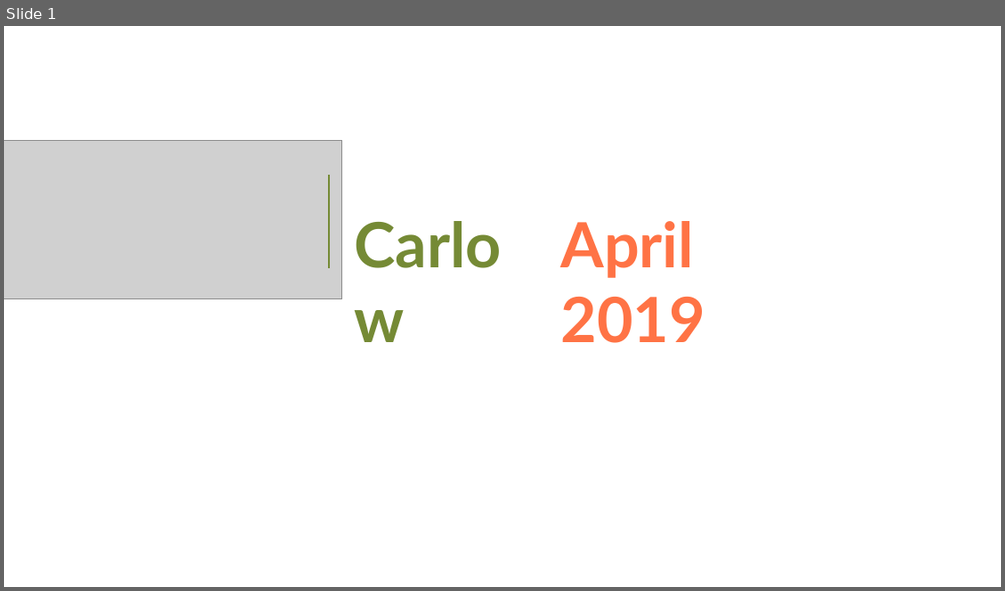
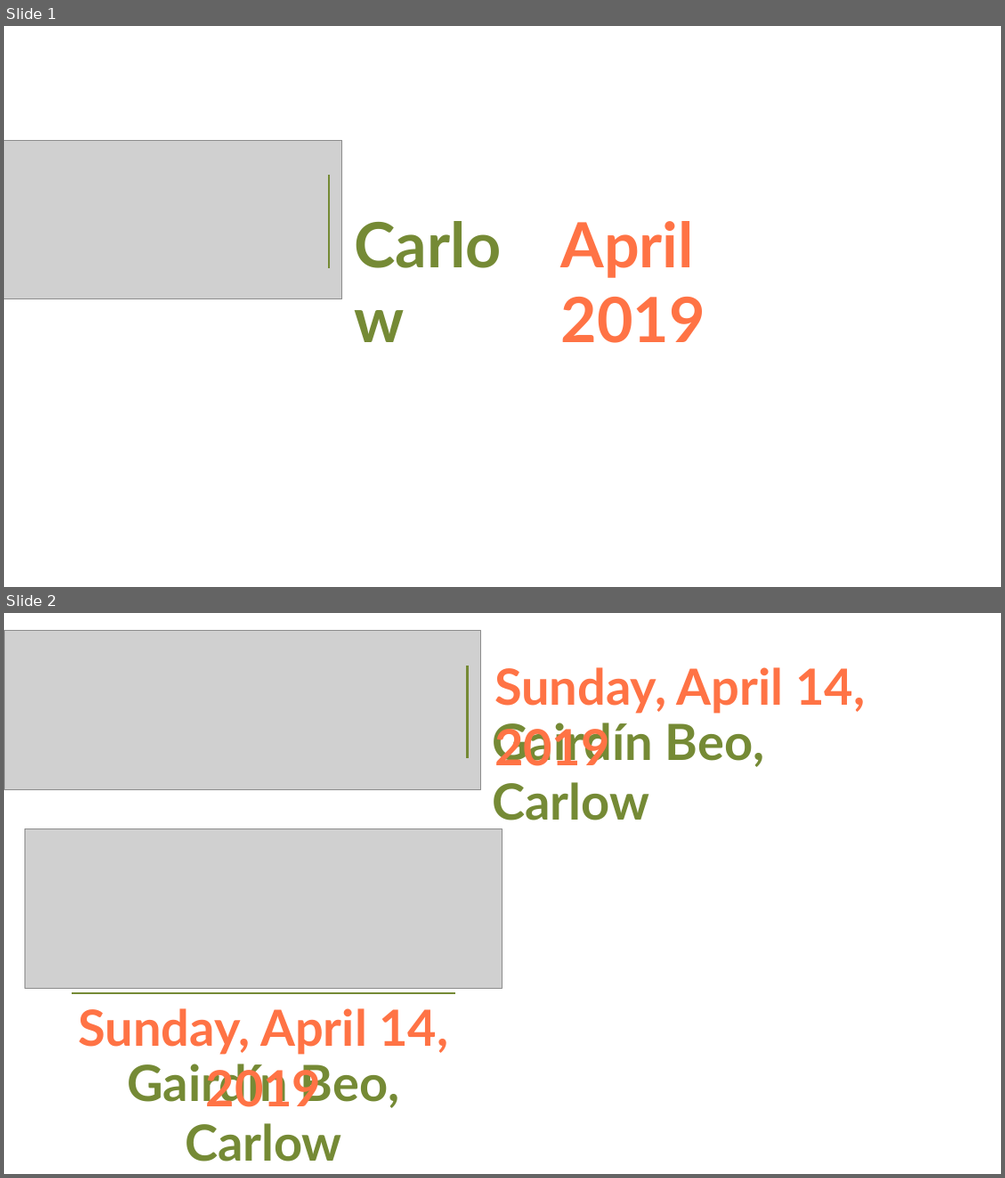
Before and after one commit to zerowastefestival/zerowastefestival.github.io, a slide deck: images/events/2019-04-festival/templates.pptx. Shown one above the other, each under a label of ours: slide 1 before the commit, slides 1 and 2 after it. The pictures are 1005x591 and 1005x1178 pixels, drawn with LibreOffice and Linux fonts; fonts in the diff are those of the drawing; grey boxes stand for pictures. Boxes give left, top, right and bottom in pixels: in the first picture for what was removed or moved away, otherwise in the second. Text is boxed around its words. In the diff, an @@ line names an element or a change of style, - is before the commit and + after.

```diff
--- a/images/events/2019-04-festival/templates.pptx
+++ b/images/events/2019-04-festival/templates.pptx
@@ slide 2 added at box(4, 613, 1001, 1174), background #FFFFFF @@
@@ picture added at box(4, 631, 481, 790) @@
@@ line added from (468, 666) to (468, 758), #758A35 2.25 pt @@
@@ text added at box(494, 667, 865, 774), 48 pt, text #FF7345, bold @@
+Sunday, April 14, 2019
@@ text added at box(492, 722, 765, 820), 48 pt, text #758A35, bold @@
+Gairdín Beo, Carlow
@@ picture added at box(25, 829, 502, 989) @@
@@ line added from (455, 993) to (72, 993), #758A35 2.25 pt @@
@@ text added at box(78, 1008, 449, 1107), 48 pt, text #FF7345, bold @@
+Sunday, April 14, 2019
@@ text added at box(127, 1063, 400, 1161), 48 pt, text #758A35, bold @@
+Gairdín Beo, Carlow
```
Also in this commit, not shown: 1 slide changed, 3 other files.
